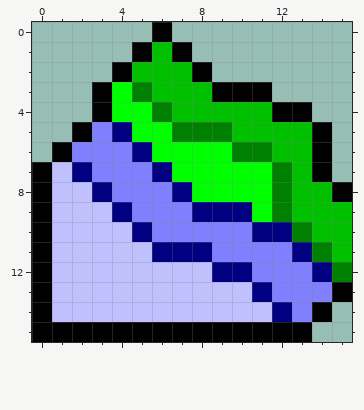
A pixel-art sprite gets an edit: kchart/toolbar/locolor/lo16-action-areas.png. Above, as it was before the edit.
The file is 16x16 pixels.
After:
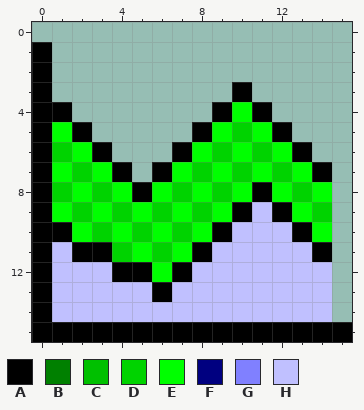
Palette (. is transparent): A #000000  B #008000  C #00c000  D #00d300  E #00ff00  F #000080  G #8080ff  H #c0c0ff
From old to new:
Changed rows in their new state; - is an unchanged pixel.
first column x 0:
 0 ------.---------
 1 A----...--------
 2 A---.....-------
 3 A--.......-.----
 4 AA-......AEA..--
 5 AE-.....AEDEA..-
 6 ADEA...A-DEDEA.-
 7 -EDEA.A-D-D-DE--
 8 -DEDEAED-D-AEDE.
 9 -EDEDEDEDEAHAED.
10 -AEDEDEDEAHHHAE.
11 --AADEDEAHHHHHA.
12 ----AAEA-HHHHHH.
13 ------A----HHHH.
14 ------------HHH-
15 --------------AA
Where, in picture pixels (left, top, right, bottom), the same in both pictures:
changed: (32, 22, 352, 342)
